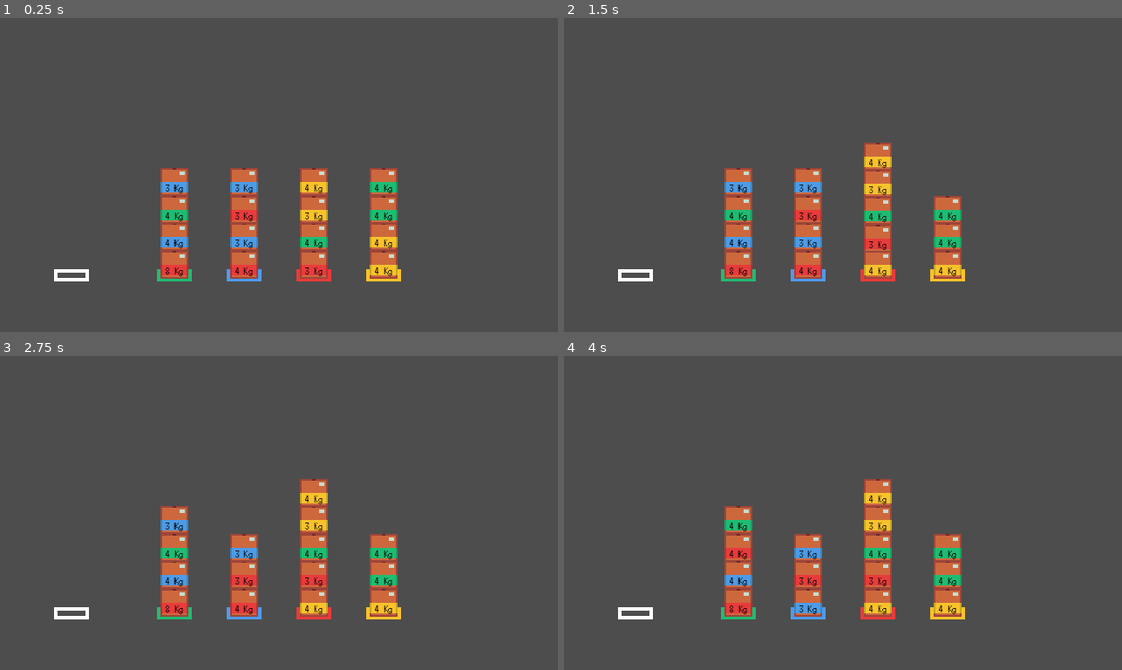
Above: before the commit, frames 1-4 (two rows, left to right).
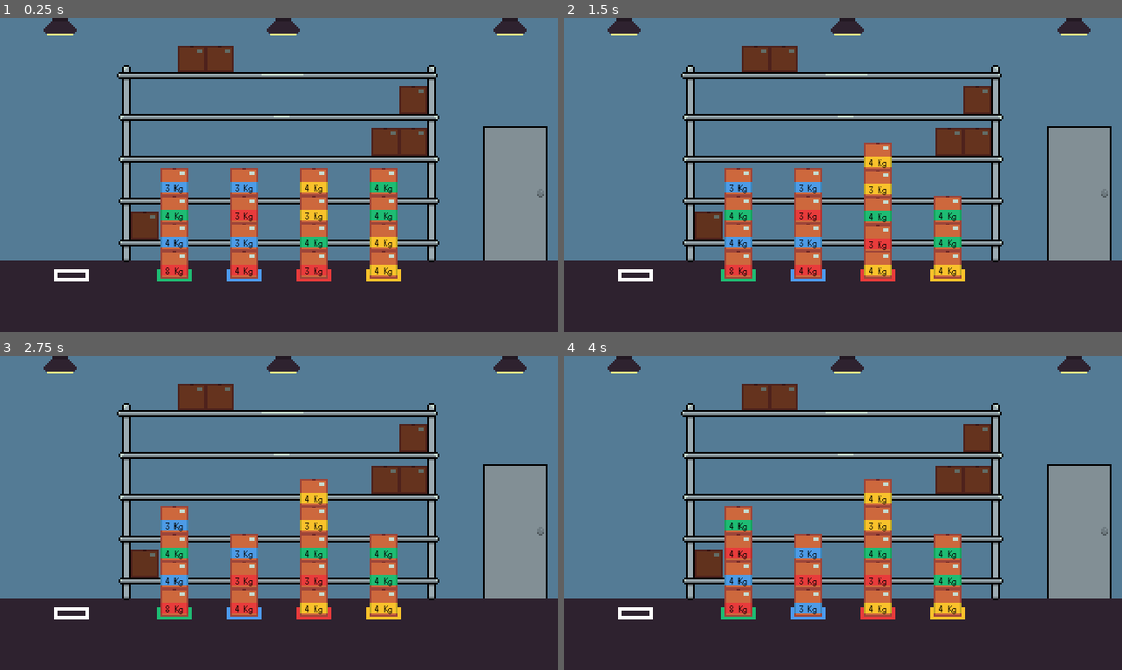
Above: after the commit, the same moments.

Repository: IzaakSantana/market-solutions-game
Game: Godot game, scene res://scenes/levels/level_01.tscn
Same seed, same stepped clock (60 frames per second), same inputs: the game is played once before the commit and once after it. The project has no main scene, so this scene is started directly.
Inputs (mouse positions are in pixels of both pictures, inside the frame that each line leads up to):
- Up to frame 1 (0.25 s): no input
- Up to frame 2 (1.5 s): tap Enter at 0.5 s; move the mouse to (949, 262) at 0.52 s; press the mouse at (949, 262) at 0.53 s; tap Space at 1.25 s; move the mouse to (876, 262) at 1.27 s; release the mouse at (876, 262) at 1.28 s; click (876, 262) at 1.35 s
- Up to frame 3 (2.75 s): tap Enter at 2 s; move the mouse to (245, 600) at 2.02 s; press the mouse at (245, 600) at 2.03 s
- Up to frame 4 (4 s): tap Space at 2.75 s; move the mouse to (736, 575) at 2.77 s; release the mouse at (736, 575) at 2.78 s; click (736, 575) at 2.85 s; tap Enter at 3.5 s; move the mouse to (736, 519) at 3.52 s; press the mouse at (736, 519) at 3.53 s

The runs differ from the first frame. In frame 1, 92% of the frame differs, in the area x 0-100%, y 0-100%; in frame 2, 92%; in frame 3, 93%; in frame 4, 93%.

Commit message:
Added background image

Diff:
--- a/scenes/levels/level_01.tscn
+++ b/scenes/levels/level_01.tscn
@@ -6,6 +6,7 @@
 [ext_resource type="PackedScene" uid="uid://3j8t6m122468" path="res://scenes/objetcs/Level_01/physics_floor.tscn" id="3_l1vsm"]
 [ext_resource type="PackedScene" uid="uid://drxmtd0d6xurm" path="res://scenes/objetcs/Level_01/world_border.tscn" id="4_i4woa"]
 [ext_resource type="Texture2D" uid="uid://dstmal21y0gny" path="res://assets/sprites/marker.png" id="6_nmcg3"]
+[ext_resource type="Texture2D" uid="uid://c2g420ixo58de" path="res://assets/sprites/background.png" id="7_lq6vd"]
 
 [node name="Main" type="Node"]
 script = ExtResource("1_rlwcb")
@@ -93,8 +94,14 @@
 [node name="WorldBorder" parent="." instance=ExtResource("4_i4woa")]
 
 [node name="SpareMarker" type="Sprite2D" parent="."]
+z_index = -1
 position = Vector2(41, 141)
 texture = ExtResource("6_nmcg3")
+
+[node name="Background" type="Sprite2D" parent="."]
+z_index = -2
+texture = ExtResource("7_lq6vd")
+centered = false
 
 [connection signal="boxes_ordered" from="GreenMarker" to="." method="_on_boxes_ordered"]
 [connection signal="boxes_ordered" from="BlueMarker" to="." method="_on_boxes_ordered"]
Binary file added: assets/sprites/background.png
Not shown, added: assets/sprites/background.png.import
Not shown: 1 places in scenes/levels/level_01.tscn that only renumber resources
